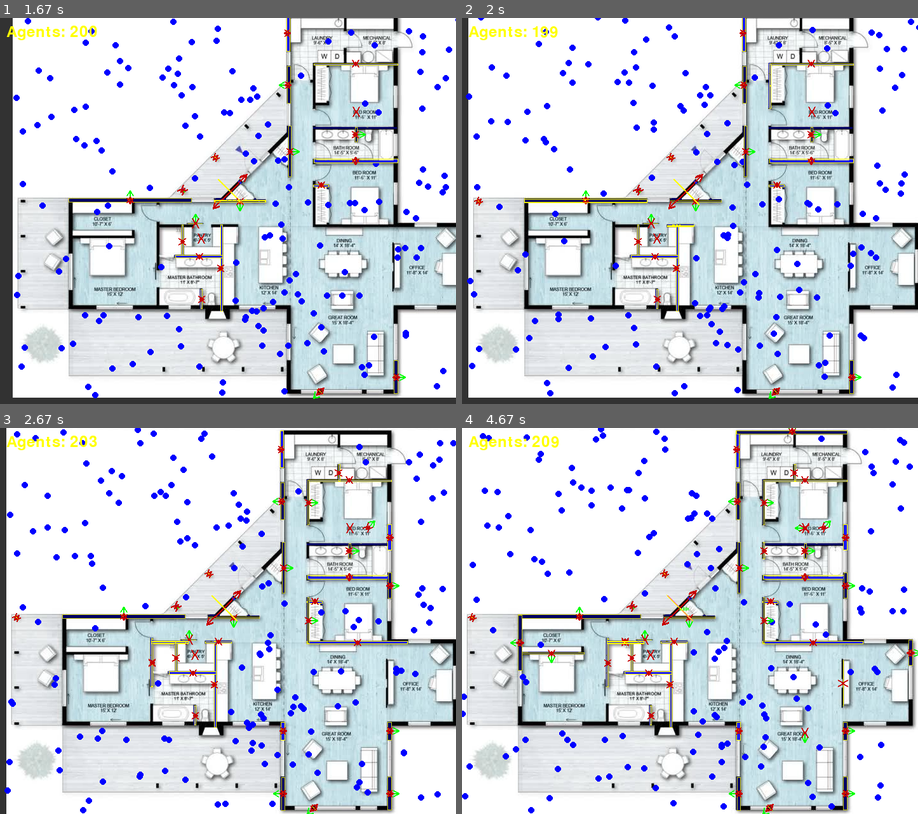
Above: before the commit, frames 1-4 (two rows, left to right).
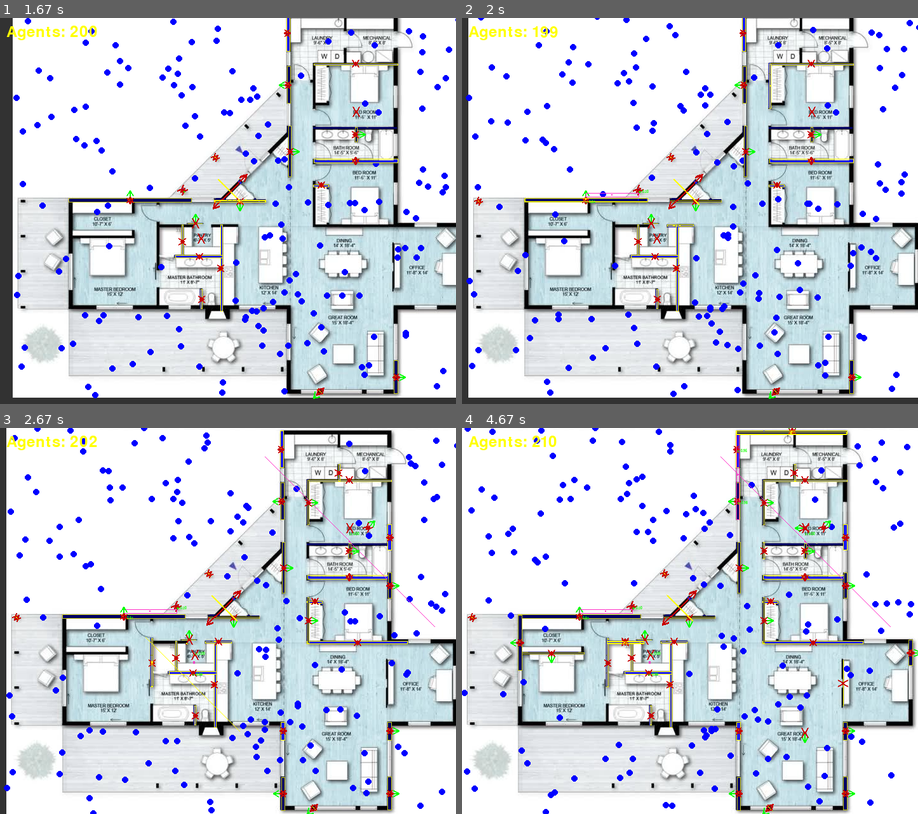
Above: after the commit, the same moments.

Repository: b62303411/house_gen
Game: pygame game, started from main_sim.py
Two runs of this game, one before a commit and one after it. Both use one fixed random seed, a clock stepped at 60 frames per second and the inputs below.
Inputs:
- Up to frame 1 (1.67 s): hold Right 0.33-0.8 s; hold Up 0.83-1.3 s; hold Right from 1.33 s (still down)
- Up to frame 2 (2 s): release Right at 1.8 s; hold Left from 1.83 s (still down)
- Up to frame 3 (2.67 s): release Left at 2.37 s; hold Down from 2.4 s (still down)
- Up to frame 4 (4.67 s): release Down at 2.7 s; hold Left 2.73-3.13 s; hold Up 3.17-3.53 s; hold Right 3.57-4.2 s; hold Down 4.23-4.6 s; hold Left from 4.63 s (still down)

Frame 1 is identical in both runs. In frame 2, 0.9% of the frame differs, in the area x 0-100%, y 0-99%; in frame 3, 4.6%; in frame 4, 5.1%, in the area x 0-100%, y 0-100%.

Commit message:
need to add unit tests

Diff:
--- a/floor_plan_reader/collision_box.py
+++ b/floor_plan_reader/collision_box.py
@@ -63,36 +63,112 @@
 
         return abs(rect_area - area_sum) < 1e-5
 
-    def is_on_same_axis_as(self, other, tolerance=1e-5):
-        """
-        Check that 'self' and 'other' both:
-          1) Have the same orientation (differ by 0° or 180°)
-          2) Are collinear along that orientation (their centers differ only along the direction)
+    def line_equation(self,p1, p2, tol=1e-9):
+        """
+        Convert two points (x1,y1), (x2,y2) into a normalized (A,B,C) for the line A*x + B*y + C=0.
 
         Returns:
-            bool: True if they are on the same axis, False otherwise.
-        """
-        # 1) Check if they're parallel (0 or 180 difference)
-        angle_diff = abs((self.rotation - other.rotation) % 180)
-        if angle_diff > tolerance and abs(angle_diff - 180) > tolerance:
-            return False  # Not parallel => can't be on same axis
-
-        # 2) Ensure center offsets do NOT differ along the normal
-        #    If they're truly on the same axis, the vector from self.center to other.center
-        #    should align with self's direction, meaning no (or negligible) projection on self's normal.
-
-        # Get self's direction & normal (unit or not, doesn't matter for ratio checks)
-        direction, normal = self.derive_direction_and_normal()
-        # Vector from self center to other center
-        dx = other.center_x - self.center_x
-        dy = other.center_y - self.center_y
-
-        # Dot that vector with the normal. If near 0, they're aligned along direction
-        dot_with_normal = dx * normal[0] + dy * normal[1]
-        if abs(dot_with_normal) > tolerance:
-            return False  # There's too much offset along the normal => not collinear
-
+            (A, B, C) as floats in a unique normalized form.
+            If p1 and p2 are the same point, returns None (undefined line).
+        """
+        (x1, y1), (x2, y2) = p1, p2
+
+        dx = x2 - x1
+        dy = y2 - y1
+
+        # If the two points are effectively the same, can't form a valid line
+        if abs(dx) < tol and abs(dy) < tol:
+            return None
+
+        A = dy
+        B = -dx
+        C = dx * y1 - dy * x1  # from formula: x2*y1 - x1*y2 rearranged
+
+        # Normalize so that (A,B) has length = 1
+        norm = math.hypot(A, B)
+        if norm < tol:
+            return None
+
+        A /= norm
+        B /= norm
+        C /= norm
+
+        # Enforce a sign convention so (A,B,C) is unique.
+        # e.g., if A < 0 or A=0 and B<0 => multiply all by -1
+        # This ensures each line is identified by a unique triplet sign.
+        if A < -tol or (abs(A) < tol and B < -tol):
+            A, B, C = -A, -B, -C
+
+        return (A, B, C)
+
+    def are_same_line(self,p1, p2, p3, p4, tol=1e-9):
+        """
+        Check whether the infinite lines defined by segments p1->p2 and p3->p4 are the same.
+
+        Args:
+            p1, p2, p3, p4: (x,y) points for two line segments.
+            tol: numerical tolerance
+
+        Returns:
+            bool: True if they define the same infinite line, False otherwise.
+        """
+        line1 = self.line_equation(p1, p2, tol)
+        line2 = self.line_equation(p3, p4, tol)
+
+        # If either is None, it means degenerate segment => can't define a valid line
+        if line1 is None or line2 is None:
+            return False
+
+        A1, B1, C1 = line1
+        A2, B2, C2 = line2
+
+        # Compare with tolerance. Two lines are same if each coefficient is near-equal
+        if (abs(A1 - A2) < tol and abs(B1 - B2) < tol and abs(C1 - C2) < tol):
+            return True
+        else:
+            return False
+    def is_on_same_axis_as(self, other, tolerance=5):
+
+        dx1,dy1=self.get_direction()
+        dx2,dy2=other.get_direction()
+        # 1) Check parallel: cross product of directions ~ 0
+        # cross(d1, d2) = dx1*dy2 - dy1*dx2
+        cross_dir = dx1 * dy2 - dy1 * dx2
+        if abs(cross_dir) > tolerance:
+            return False  # directions not parallel => different lines
+        cx1,cy1 = self.get_center()
+        cx2,cy2 = other.get_center()
+        # 2) Check collinearity: the vector between centers must also be parallel to d1 (or d2)
+        # vector (cx2-cx1, cy2-cy1) should have cross with d1 ~ 0
+        dcx = cx2 - cx1
+        dcy = cy2 - cy1
+        cross_centers = dcx * dy1 - dcy * dx1
+        if abs(cross_centers) > 100:
+            return False  # center offset is not along the shared direction => parallel lines but offset
+
+        # If both checks pass => same infinite line
         return True
+
+    @classmethod
+    def from_dict(cls, data):
+        """
+        Reconstruct a CollisionBox from a dictionary with the same keys.
+        """
+        return cls(
+            center_x=data["center_x"],
+            center_y=data["center_y"],
+            width=data["width"],
+            length=data["length"],
+            rotation=data["rotation"]
+        )
+    def to_dict(self):
+        return {
+            "center_x": self.center_x,
+            "center_y": self.center_y,
+            "width": self.width,
+            "length": self.length,
+            "rotation": self.rotation
+        }
     def get_normal_trace_points(self, steps=500, step_size=1.0):
         """
         Generate two series of points along the box's normal axis, starting from the center
@@ -266,7 +342,8 @@
 
         # 1) Check parallel (same rotation or differs by 180)
         if not self.is_parallel_to(other):
-            raise ValueError("Boxes are not aligned (not parallel) and cannot be merged.")
+            return  False
+            #raise ValueError("Boxes are not aligned (not parallel) and cannot be merged.")
 
         # 2) Get this box's direction and normal (they're valid for both if parallel)
         direction, normal = self.derive_direction_and_normal()
--- a/floor_plan_reader/mushroom_agent.py
+++ b/floor_plan_reader/mushroom_agent.py
@@ -46,6 +46,7 @@
         self.max_width = 1
         self.overlapping = set()
         self.stem_points = set()
+        self.crawl_points= set()
         self.collision_box_history = set()
         self.branches = []
         self.wall_segment = None
@@ -282,6 +283,9 @@
     def crawl_phase(self):
         h, w = self.world.get_shape()
         points_forward, points_backward = self.collision_box.get_extended_ray_trace_points(h, w)
+        self.crawl_points = set()
+        self.crawl_points.update(points_forward)
+        self.crawl_points.update(points_backward)
         self.crawl(points_forward)
         self.crawl(points_backward)
 
@@ -699,6 +703,7 @@
         pygame.draw.line(surface, color, (end_x, end_y), (right_x, right_y), width)
 
     def draw(self, screen, vp):
+
         for cell in self.root_cells:
             sx, sy = vp.convert(cell.x, cell.y)
             if cell.is_root:
@@ -746,6 +751,14 @@
             colour = (0, 255, 0)
             pygame.draw.circle(screen, colour, (x, y), 1)
 
+        if self.selected:
+            for c in self.crawl_points:
+                x = c[0]
+                y = c[1]
+                x, y = vp.convert(x, y)
+                colour = (0, 255, 0)
+                pygame.draw.circle(screen, colour, (x, y), 1)
+
     def center_on_food(self):
         x, y = self.get_center()
         return self.world.is_food(x, y)
--- a/floor_plan_reader/mushroom_tests.py
+++ b/floor_plan_reader/mushroom_tests.py
@@ -1,3 +1,4 @@
+import json
 import unittest
 
 import numpy as np
@@ -158,5 +159,15 @@
         # The center is between y=7 and y=23 => midpoint = 15
         self.assertAlmostEqual(merged.center_x, 10)
         self.assertAlmostEqual(merged.center_y, 15)
+
+    def test_merge_vertical_aligned_json(self):
+        filename="E:\\workspace\\blender_house\\house_gen\\test.json"
+        with open(filename, "r") as f:
+            data = json.load(f)  # This will be a list of dicts
+
+            # Re-create each CollisionBox
+        boxes = [CollisionBox.from_dict(item) for item in data]
+        for b in boxes:
+            self.assertTrue(b.is_on_same_axis_as(boxes[0]))
 if __name__ == "__main__":
     unittest.main()
--- a/floor_plan_reader/popup_menu.py
+++ b/floor_plan_reader/popup_menu.py
@@ -71,7 +71,7 @@
         # Button
         pygame.draw.rect(surface, (100, 100, 200), self.button_rect)
         pygame.draw.rect(surface, (255, 255, 255), self.button_rect, 2)
-        print("view")
+        #print("view")
         label_text = self.font.render("Run Phase", True, (255, 255, 255))
         label_rect = label_text.get_rect(center=self.button_rect.center)
         surface.blit(label_text, label_rect)
--- a/floor_plan_reader/simulation.py
+++ b/floor_plan_reader/simulation.py
@@ -1,3 +1,4 @@
+import json
 from collections import deque
 
 import cv2
@@ -61,6 +62,7 @@
         self.zombie_candidates = []
         self.world = None
         self.selected = None
+        self.selections = set()
         self.mouse_actions = deque()
     def is_wall(self,a,mx,my):
         if isinstance(a, Mushroom):
@@ -73,6 +75,16 @@
                 return True
         return False
 
+    def save_boxes_to_json(self,boxes, filename):
+        """
+        Serialize a list of CollisionBox objects to a JSON file.
+        """
+        # Convert each CollisionBox to a dict
+        data = [box.to_dict() for box in boxes]
+
+        # Write the list of dicts to a JSON file
+        with open(filename, "w") as f:
+            json.dump(data, f, indent=2)
     def handle_visible_pupup(self):
         popup = self.popup
         if self.selected is None and popup.visible:
@@ -84,17 +96,24 @@
             popup.show()
             #self.selected = selection_candidate
 
-    def evaluate_selected(self,mx,my):
+    def evaluate_selected(self, mx, my):
         selection_candidate = None
         shallow = self.world.walls.copy()
         for a in shallow:
-            if self.is_wall(a,mx,my):
-                selection_candidate=a
+            if self.is_wall(a, mx, my):
+                selection_candidate = a
                 break
-        self.selected=selection_candidate
+        self.selected = selection_candidate
+        self.selections.add(selection_candidate)
 
 
     def execute_on_selected(self):
+        boxes = []
+        for c in self.selections:
+            #if not self.selected.is_on_same_axis_as(c):
+            boxes.append(c.collision_box)
+
+        self.save_boxes_to_json(boxes,"test.json")
         self.selected.crawl_phase()
     def run_ant_simulation(self,
             image_path,
--- a/floor_plan_reader/wall_segment.py
+++ b/floor_plan_reader/wall_segment.py
@@ -22,12 +22,15 @@
         super().__init__(id)
         self.scores = set()
         self.parts = set()
-        self.collision_box = CollisionBox(0, 0, 1, 1, 0)  # Will be set after ray trace
+        self.set_collision_box(CollisionBox(0, 0, 1, 1, 0))  # Will be set after ray trace
         self.alive = True
         self.state = "idle"
         font.init()
         self.f = font.Font(None, 8)
 
+    def set_collision_box(self,cb):
+        if isinstance(cb ,CollisionBox):
+            self.collision_box=cb
     def add_part(self, part):
         self.parts.add(part)
         self.state = "negotiate"
@@ -35,6 +38,11 @@
     def run(self):
         self.process_state()
 
+    def is_selected(self):
+        for p in self.parts:
+            if p.selected:
+                return True
+        return False
     def negotiate_phase(self):
         min_x = 999
         min_y = 999
@@ -46,7 +54,7 @@
         cb = None
         for p in self.parts:
             ratio = p.get_covered_ratio()
-            s = Scores(p.id,ratio)
+            s = Scores(p.id, ratio)
             self.scores.add(s)
             if cb is None:
                 cb = p.collision_box
@@ -69,7 +77,7 @@
         self.collision_box.set_position(x, y)
         self.collision_box.width = width
         self.collision_box.length = max(max_x - min_x, max_y - min_y)
-        self.collision_box = cb
+        self.set_collision_box(cb)
 
     def process_state(self):
 
@@ -96,7 +104,10 @@
         for c in corners:
             cp = vp.convert(c[0], c[1])
             corners_.append(cp)
-        pygame.draw.polygon(screen, colour, corners_, 1)
+        size = 1
+        if self.is_selected():
+            size = 3
+        pygame.draw.polygon(screen, colour, corners_, size)
         x, y = self.get_center()
         x, y = vp.convert(x, y)
         pygame.draw.circle(screen, colour, (x, y), 1)
